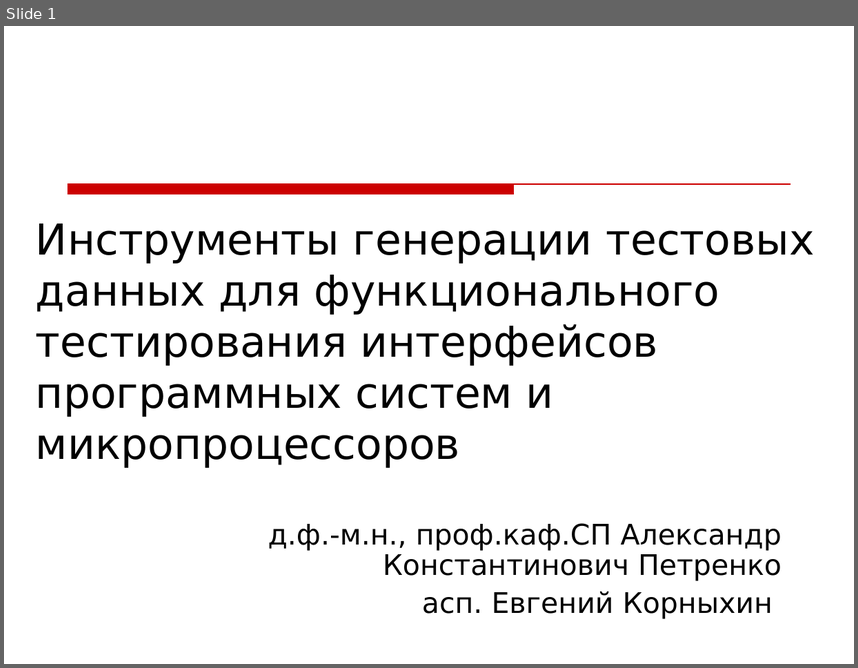
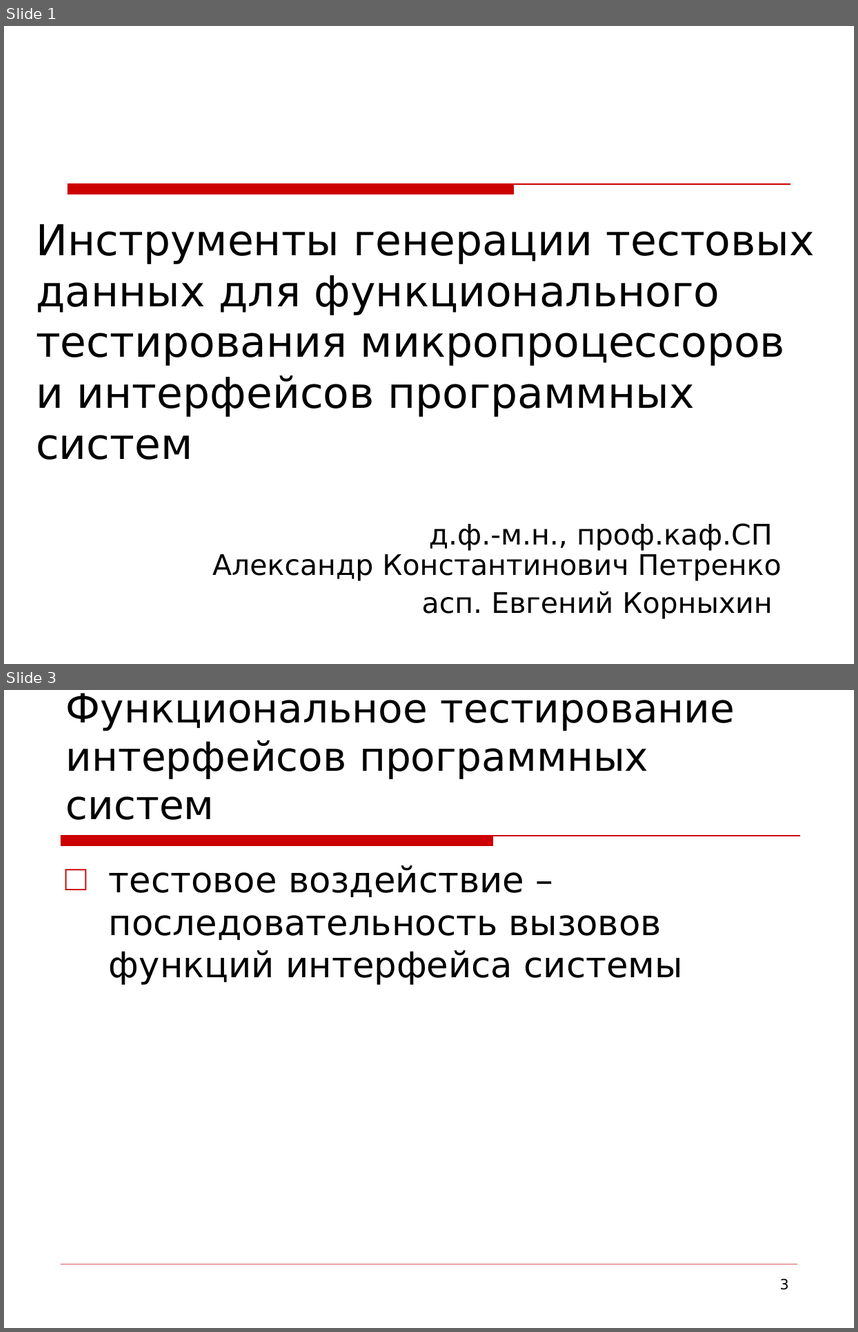
Before and after one commit to kornevgen/tesla-project, a slide deck: papers/unpublished/Tihonov09/tikh-slides.ppt. Shown one above the other, each under a label of ours: slide 1 before the commit, slides 1 and 3 after it; the slides between them are not shown. The pictures are 858x668 and 858x1332 pixels, drawn with LibreOffice and Linux fonts; fonts in the diff are those of the drawing; background and template pictures are left out. Boxes give left, top, right and bottom in pixels: in the first picture for what was removed or moved away, otherwise in the second. Text is boxed around its words. In the diff, an @@ line names an element or a change of style, - is before the commit and + after.

```diff
--- a/papers/unpublished/Tihonov09/tikh-slides.ppt
+++ b/papers/unpublished/Tihonov09/tikh-slides.ppt
@@ slide 3 added at (4, 690, 854, 1328), background picture (left out) @@
@@ title added at (66, 693, 735, 820), 34 pt, text #000000 @@
+Функциональное тестирование интерфейсов программных систем
@@ freeform shape added at (61, 836, 800, 845), fill #CC0000, outline #CC0000 0.74 pt @@
@@ text added at (109, 865, 683, 985), 30 pt, text #000000 @@
+□ тестовое воздействие – последовательность вызовов функций интерфейса системы
@@ line added from (61, 1264) to (797, 1264), #CC0000 0.26 pt @@
@@ page number added at (780, 1278, 789, 1290), 12 pt, text #000000 @@
+3
@@ slide 1 changed as well @@
@@ title at (36, 224, 815, 459): text changed @@
-Инструменты генерации тестовых данных для функционального тестирования интерфейсов программных систем и микропроцессоров
+Инструменты генерации тестовых данных для функционального тестирования микропроцессоров и интерфейсов программных систем
@@ subtitle "д.ф.-м.н., проф.каф.СП Александр Константинович Петренко" rewrapped from (268, 523, 782, 619) to (212, 523, 782, 619) @@
```
Also in this commit, not shown: 2 other slides changed, 5 other slides added.
